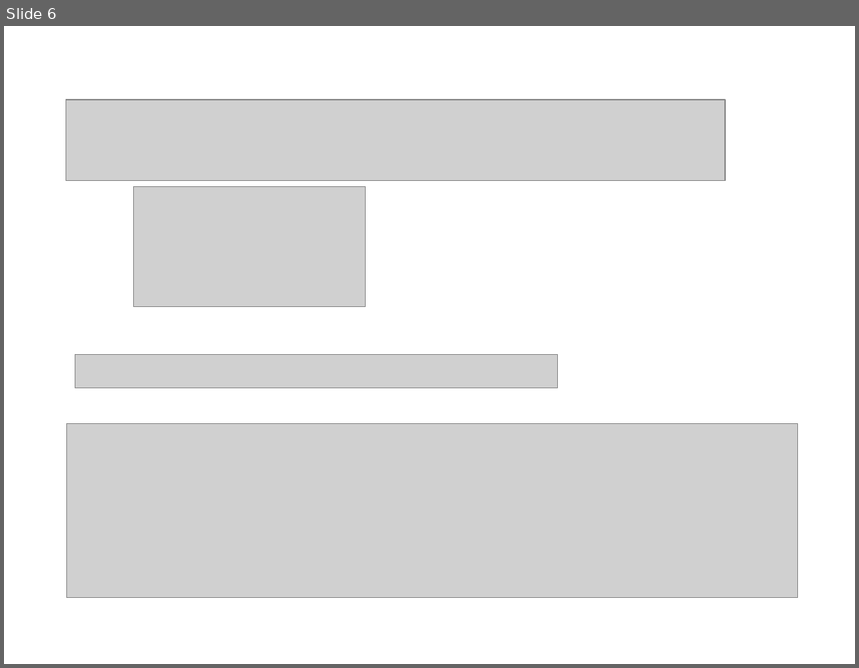
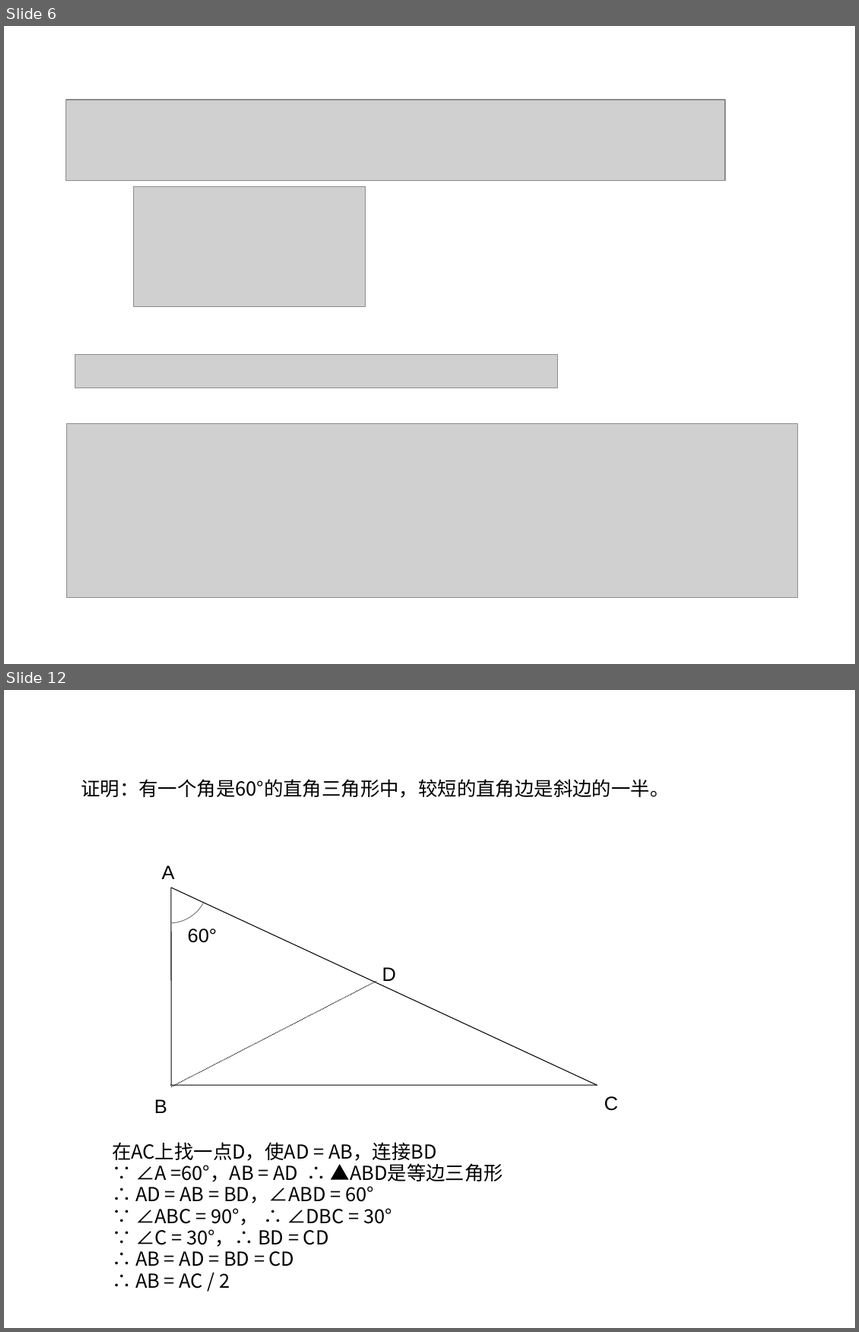
Before and after one commit to ericzhang/english-math, a slide deck: math/grade-7-下/7下数学北师大版-unit-5-图形的轴对称.ppt. Shown one above the other, each under a label of ours: slide 6 before the commit, slides 6 and 12 after it; the slides between them are not shown. The pictures are 859x668 and 859x1332 pixels, drawn with LibreOffice and Linux fonts; fonts in the diff are those of the drawing; grey boxes stand for pictures. Boxes give left, top, right and bottom in pixels: in the first picture for what was removed or moved away, otherwise in the second. Text is boxed around its words. In the diff, an @@ line names an element or a change of style, - is before the commit and + after.

```diff
--- a/math/grade-7-下/7下数学北师大版-unit-5-图形的轴对称.ppt
+++ b/math/grade-7-下/7下数学北师大版-unit-5-图形的轴对称.ppt
@@ slide 12 added at (4,690,855,1328), background #FFFFFF @@
@@ text added at (81,779,669,798), 18 pt, text #000000 @@
+证明：有一个角是60°的直角三角形中，较短的直角边是斜边的一半。
@@ text added at (162,866,175,879), 18 pt, text #000000 @@
+A
@@ line added from (171, 888) to (172, 1085), #000000 0.74 pt @@
@@ line added from (171, 888) to (598, 1085), #000000 0.74 pt @@
@@ freeform shape added at (170,904,203,923), outline #808080 0.74 pt @@
@@ text added at (188,929,217,943), 18 pt, text #000000 @@
+60°
@@ line added from (172, 1087) to (377, 981), #000000 0.74 pt dashed @@
@@ text added at (382,967,396,981), 18 pt, text #000000 @@
+D
@@ text added at (154,1100,167,1113), 18 pt, text #000000 @@
+B
@@ line added from (598, 1085) to (170, 1085), #000000 0.74 pt @@
@@ text added at (604,1097,618,1111), 18 pt, text #000000 @@
+C
@@ text added at (112,1142,503,1289), 18 pt, text #000000 @@
+在AC上找一点D，使AD = AB，连接BD
+∵ ∠A =60°，AB = AD ∴ ▲ABD是等边三角形
+∴ AD = AB = BD，∠ABD = 60°
+∵ ∠ABC = 90°， ∴ ∠DBC = 30°
+∵ ∠C = 30°，∴ BD = CD
+∴ AB = AD = BD = CD
+∴ AB = AC / 2
```
Also in this commit, not shown: 5 other slides added, 20 other files.
